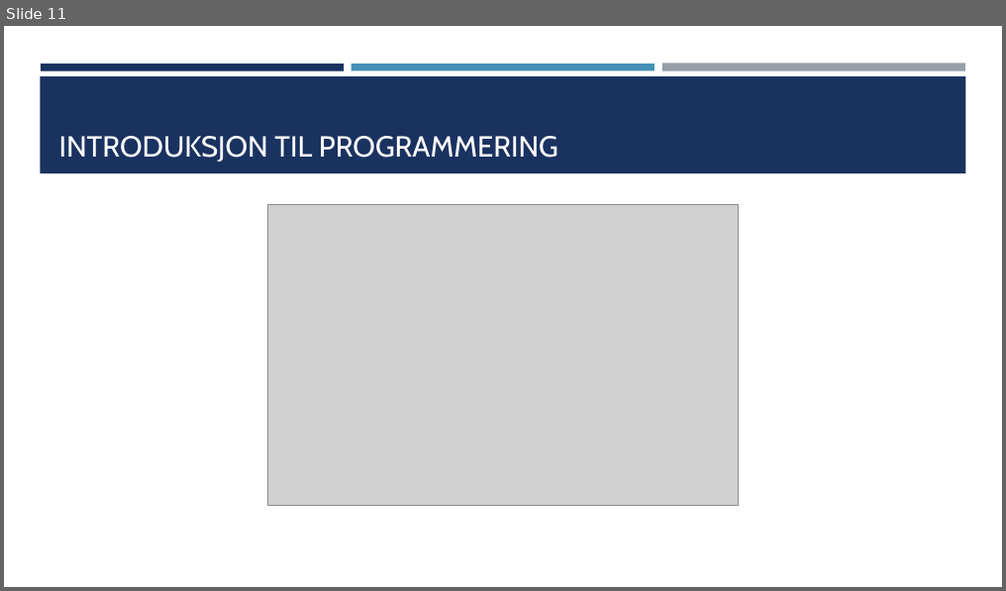
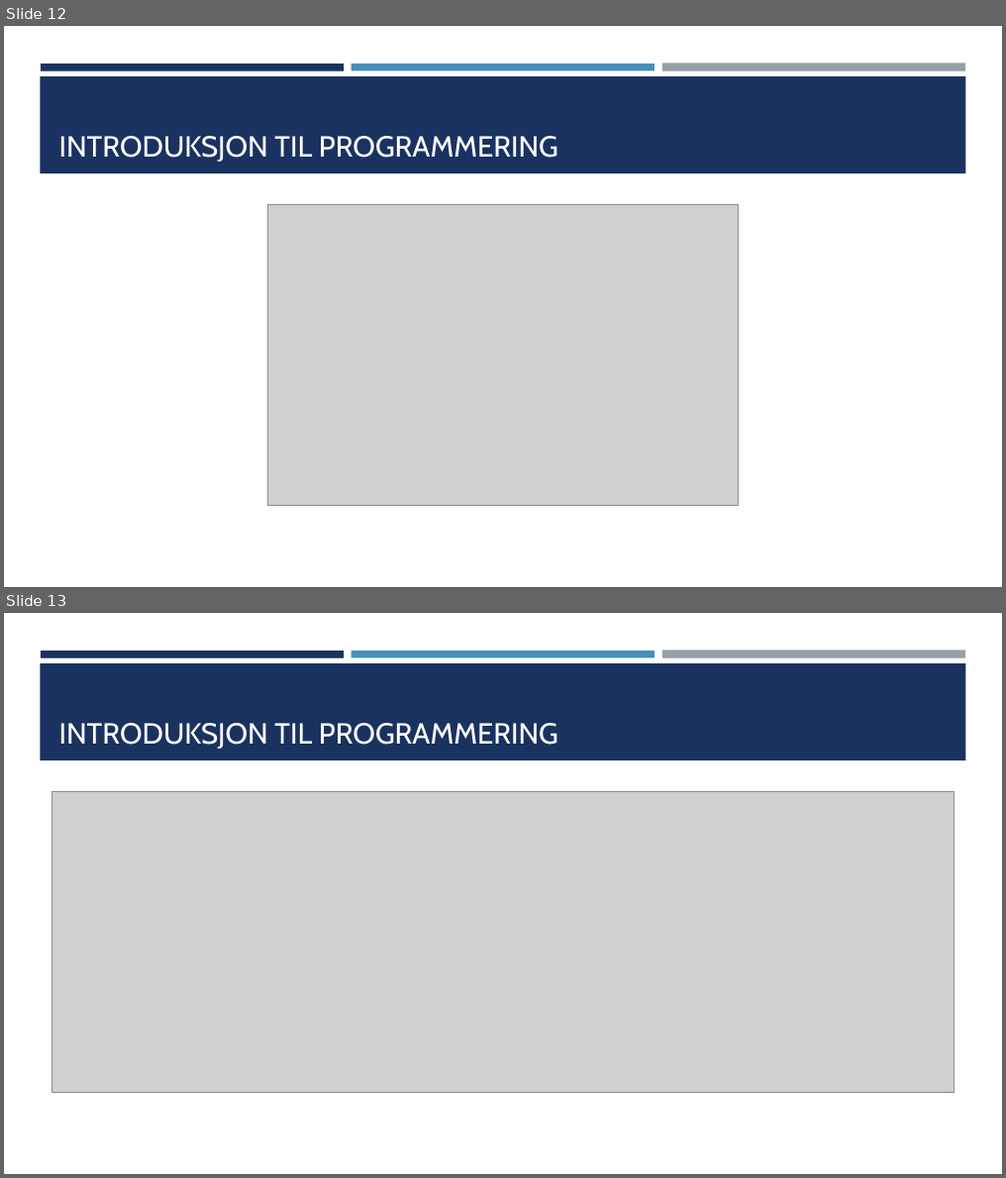
Before and after one commit to TheCodeAddiction/Learn-Python-Workshop, a slide deck: koding workshop powerpoint.pptx. Shown one above the other, each under a label of ours: slide 11 before the commit, slides 12 and 13 after it. The pictures are 1006x591 and 1006x1178 pixels, drawn with LibreOffice and Linux fonts; fonts in the diff are those of the drawing; grey boxes stand for pictures. Boxes give left, top, right and bottom in pixels: in the first picture for what was removed or moved away, otherwise in the second. Text is boxed around its words. In the diff, an @@ line names an element or a change of style, - is before the commit and + after.

```diff
--- a/koding workshop powerpoint.pptx
+++ b/koding workshop powerpoint.pptx
@@ slide 13 added at (4,613,1002,1174), background #FFFFFF; not listed: 4 template elements that a slide beside it also shows @@
@@ title added at (59,723,558,749), 28 pt, text #FFFFFF @@
+INTRODUKSJON TIL PROGRAMMERING
@@ picture added at (52,791,954,1092) @@
@@ what was slide 11 is now slide 12 @@
```
Also in this commit, not shown: 2 slides changed, 5 other slides added, 2 other files.
